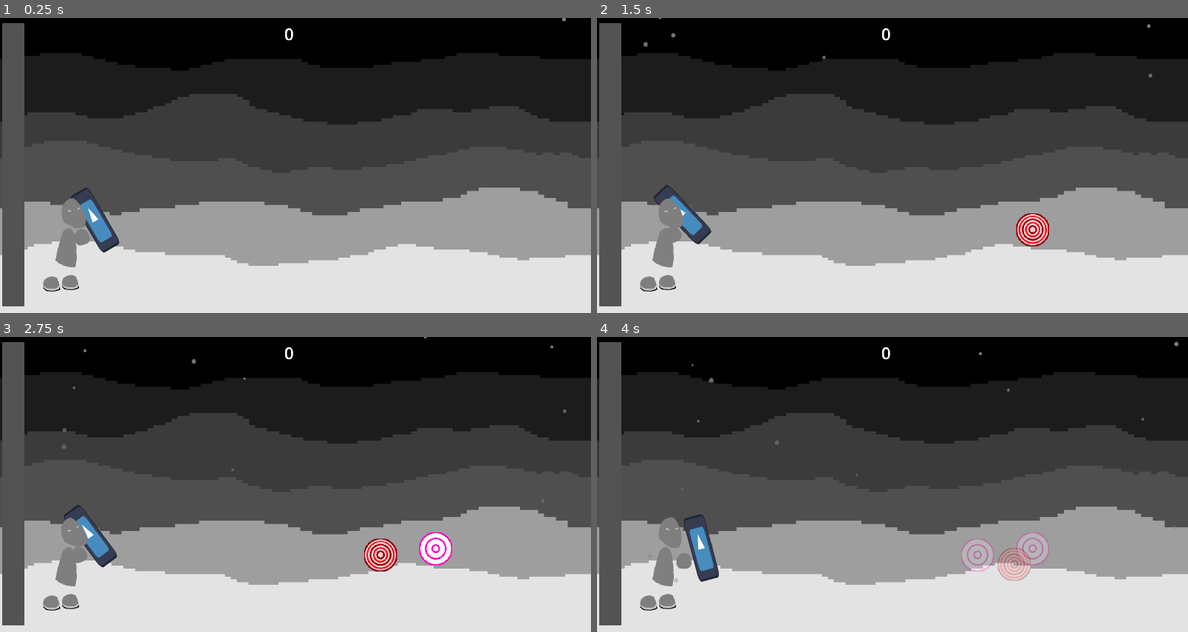
Above: before the commit, frames 1-4 (two rows, left to right).
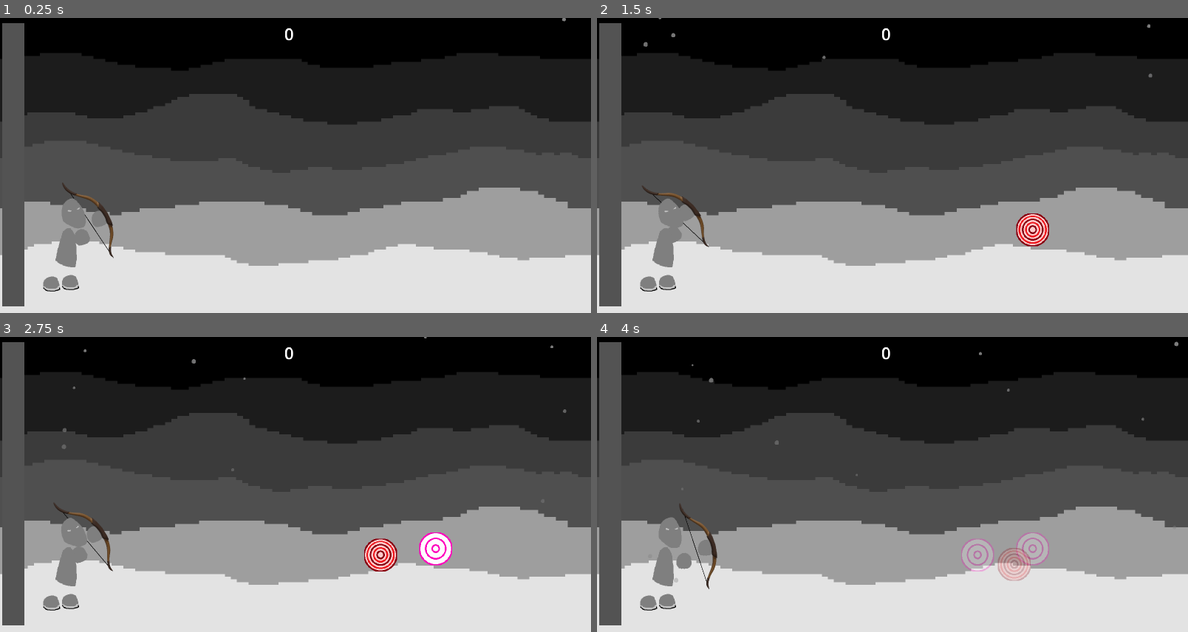
Above: after the commit, the same moments.

Repository: MORF11/gd_sns
Game: Godot game, scene res://bow.tscn
Same seed, same stepped clock (60 frames per second), same inputs: the game is played once before the commit and once after it. This scene is started directly instead of the project's main scene. The engine's default icon, where the game draws it, is replaced by a stand-in: a white triangle on a blue panel in a dark square.
Inputs (mouse positions are in pixels of both pictures, inside the frame that each line leads up to):
- Up to frame 1 (0.25 s): no input
- Up to frame 2 (1.5 s): tap Enter at 0.5 s; move the mouse to (1022, 150) at 0.52 s; hold W (up) 0.53-1.28 s; hold D (right) from 0.53 s (still down); click (1022, 150) at 0.67 s; move the mouse to (774, 180) at 1.27 s; click (774, 180) at 1.35 s
- Up to frame 3 (2.75 s): tap W (up) at 1.52, 1.55, 1.82, 2.3 s; move the mouse to (354, 419) at 2.02 s; release D (right) at 2.03 s; hold A (left) from 2.03 s (still down); hold Right mouse button (range) from 2.03 s (still down); click (354, 419) at 2.17 s
- Up to frame 4 (4 s): move the mouse to (862, 543) at 2.77 s; release A (left) at 2.78 s; release Right mouse button (range) at 2.78 s; hold D (right) from 2.78 s (still down); tap Middle mouse button (ult) at 2.85 s; click (862, 543) at 2.92 s; tap W (up) at 3.02, 3.05, 3.32 s; move the mouse to (1069, 528) at 3.52 s; hold W (up) from 3.53 s (still down); click (1069, 528) at 3.67 s

The runs differ from the first frame. In frame 1, 0.8% of the frame differs, in the area x 10-21%, y 55-82%; in frame 2, 0.7%; in frame 3, 0.7%; in frame 4, 0.9%, in the area x 13-21%, y 56-86%.

Commit message:
boiiii boiii be

Diff:
--- /dev/null
+++ b/sns_minigames/bow.gd
@@ -0,0 +1,29 @@
+extends Node2D
+
+var ar = preload("res://arrow.tscn")
+var ar_ins
+var string = 0
+var power = 3000
+
+func _process(_delta: float) -> void:
+	$".".rotate(get_angle_to(get_global_mouse_position()))
+	$"../Head".rotate($"../Head".get_angle_to(get_global_mouse_position()))
+	queue_redraw()
+
+
+func _input(event: InputEvent) -> void:
+	if event is InputEventMouseButton and event.button_index == MOUSE_BUTTON_LEFT and not event.is_pressed():
+		if string > 20:
+			ar_ins = ar.instantiate()
+			ar_ins.position = $Bow.global_position
+			ar_ins.velocity = Vector2(cos($".".rotation),sin($".".rotation))*power
+			$"..".add_child(ar_ins)
+		string = 0
+	elif event is InputEventMouseButton and event.button_index == MOUSE_BUTTON_LEFT and event.is_pressed():
+		if string <= 20:
+			string += 1
+
+
+func _draw() -> void:
+	draw_line(Vector2(230,-200), Vector2(300-(string*7),-75) , Color.BLACK, 4)
+	draw_line(Vector2(300-(string*7),-75), Vector2(370,50) , Color.BLACK, 4)
--- a/sns_minigames/bow.tscn
+++ b/sns_minigames/bow.tscn
@@ -1,8 +1,6 @@
 [gd_scene load_steps=20 format=3 uid="uid://itojpg6nq204"]
 
-[ext_resource type="Texture2D" uid="uid://b08mv82n1aiaj" path="res://icon.svg" id="1_2of8d"]
 [ext_resource type="Script" uid="uid://38ekk2owvakp" path="res://plr_bow.gd" id="1_cx05r"]
-[ext_resource type="Script" uid="uid://qclm27ov21l7" path="res://staff.gd" id="2_60xqc"]
 [ext_resource type="Texture2D" uid="uid://uqvx6nyxqhwr" path="res://assets/bgs/bg11.png" id="2_tcx5s"]
 [ext_resource type="Texture2D" uid="uid://beh3i5fdpi3dn" path="res://assets/bgs/bg12.png" id="3_ft4oj"]
 [ext_resource type="Texture2D" uid="uid://dqwrf244403r8" path="res://assets/hand.png" id="3_qlpkw"]
@@ -13,6 +11,8 @@
 [ext_resource type="Texture2D" uid="uid://bv1h5lso2lqdi" path="res://assets/bgs/bg15.png" id="6_tbchv"]
 [ext_resource type="Texture2D" uid="uid://d3vkk8ca7140p" path="res://assets/head.png" id="7_3o7jq"]
 [ext_resource type="Texture2D" uid="uid://b7fhjxu4o7ixa" path="res://assets/body.png" id="8_srotc"]
+[ext_resource type="Script" uid="uid://xv2k5tk8nfo5" path="res://bow.gd" id="8_tcx5s"]
+[ext_resource type="Texture2D" uid="uid://hsvnq4as0jpp" path="res://assets/bow.png" id="9_ft4oj"]
 [ext_resource type="Texture2D" uid="uid://c0n8tfyb5rt70" path="res://assets/foot.png" id="9_swcsf"]
 
 [sub_resource type="Curve" id="Curve_hsb0k"]
@@ -92,19 +92,19 @@
 [node name="Node2D" type="Node2D" parent="."]
 position = Vector2(203, 735)
 scale = Vector2(0.359375, 1)
-script = ExtResource("2_60xqc")
+script = ExtResource("8_tcx5s")
 
 [node name="Arm" type="Sprite2D" parent="Node2D"]
 position = Vector2(386.7826, -72)
 scale = Vector2(2.7826087, 1)
 texture = ExtResource("3_qlpkw")
 
-[node name="staff" type="Sprite2D" parent="Node2D"]
-position = Vector2(347.82608, -77)
-rotation = -0.050463982
-scale = Vector2(1.4113667, 1.6622256)
-skew = -0.32231975
-texture = ExtResource("1_2of8d")
+[node name="Bow" type="Sprite2D" parent="Node2D"]
+position = Vector2(353.39142, -82)
+rotation = -0.0632829
+scale = Vector2(1.3729154, 0.5484805)
+skew = -0.392856
+texture = ExtResource("9_ft4oj")
 
 [node name="Arm2" type="Sprite2D" parent="Node2D"]
 position = Vector2(191.99997, -40)
--- a/sns_minigames/plr_bow.gd
+++ b/sns_minigames/plr_bow.gd
@@ -2,26 +2,9 @@
 
 var ar = preload("res://arrow.tscn")
 @export var score = 0
-var ar_ins
-var string = 0
-var is_pr = false
 var tar = preload("res://target.tscn")
 var trt
 var fr = 0
-var power = 3000
-
-func _input(event: InputEvent) -> void:
-	if event is InputEventMouseButton and event.button_index == MOUSE_BUTTON_LEFT and not event.is_pressed():
-		if string > 20:
-			ar_ins = ar.instantiate()
-			ar_ins.position = $Node2D/staff.global_position
-			ar_ins.velocity = Vector2(cos($Node2D.rotation),sin($Node2D.rotation))*power
-			add_child(ar_ins)
-		is_pr = false
-		string = 0
-	elif event is InputEventMouseButton and event.button_index == MOUSE_BUTTON_LEFT and event.is_pressed():
-		is_pr = true
-
 
 func loose():
 	score = 0
@@ -30,14 +13,6 @@
 
 
 func _process(_delta: float) -> void:
-	if is_pr:
-		string += 1
-	if string > 20:
-		$Node2D/staff.modulate.b -= 1
-		$Node2D/staff.modulate.g -= 1
-	if string == 0:
-		$Node2D/staff.modulate.b = 1
-		$Node2D/staff.modulate.g = 1
 	fr += 1
 	if fr % 70 == 0:
 		trt = tar.instantiate()
--- a/sns_minigames/plr_swr.gd
+++ b/sns_minigames/plr_swr.gd
@@ -7,8 +7,7 @@
 var points = [Vector2(800,0),
 Vector2(-800,0),
 Vector2(0,-800)]
-var tmng = 0
-var cd = 0
+var cd = false
 var sp_fl = false
 
 func _ready() -> void:
@@ -38,12 +37,7 @@
 
 
 func _process(_delta: float) -> void:
-	if tmng > 5:
-		$Area2D.visible = false
-		$Area2D/CollisionShape2D.disabled = true
-	tmng += 1
 	fr += 1
-	cd -= 1
 	if (fr % 50 if score < 100 else fr % 30) != 0:
 		return
 	if randi() % 3 == 0:
@@ -53,28 +47,22 @@
 
 
 func _input(event: InputEvent) -> void:
-	if event.is_action_pressed("left") and cd <= 0:
-		$Area2D.global_rotation = deg_to_rad(180)
-		$Area2D.position = Vector2(-142,0)
-		$Area2D.visible = true
-		$Area2D/CollisionShape2D.disabled = false
+	if event.is_action_pressed("left") and not cd:
+		$"../AnimationPlayer".play("left")
+		cd = true
 		$"../Body".flip_h = true
 		$"../Head".flip_h = true
-		tmng = 0
-		cd = 20
-	elif event.is_action_pressed("right") and cd <= 0:
-		$Area2D.global_rotation = 0
-		$Area2D.position = Vector2(142,0)
-		$Area2D.visible = true
-		$Area2D/CollisionShape2D.disabled = false
+	elif event.is_action_pressed("right") and not cd:
+		$"../AnimationPlayer".play("right")
+		cd = true
 		$"../Body".flip_h = false
 		$"../Head".flip_h = false
-		tmng = 0
-		cd = 20
-	elif event.is_action_pressed("up") and cd <= 0:
-		$Area2D.global_rotation = deg_to_rad(90)
-		$Area2D.position = Vector2(0,-142)
-		$Area2D.visible = true
-		$Area2D/CollisionShape2D.disabled = false
-		tmng = 0
-		cd = 20
+	elif event.is_action_pressed("up") and not cd:
+		$"../AnimationPlayer".play("RESET")
+		cd = true
+
+
+func _on_animation_player_animation_finished(anim_name: StringName) -> void:
+	if anim_name != 'idle':
+		cd = false
+		$"../AnimationPlayer".play("idle")
--- a/sns_minigames/sword.tscn
+++ b/sns_minigames/sword.tscn
@@ -12,6 +12,7 @@
 [ext_resource type="Texture2D" uid="uid://b7fhjxu4o7ixa" path="res://assets/body.png" id="6_1o1wo"]
 [ext_resource type="Texture2D" uid="uid://dqwrf244403r8" path="res://assets/hand.png" id="7_k4l2t"]
 [ext_resource type="Texture2D" uid="uid://c0n8tfyb5rt70" path="res://assets/foot.png" id="8_12tba"]
+[ext_resource type="Texture2D" uid="uid://5owxbrosnohh" path="res://assets/sword.png" id="9_v0wwq"]
 
 [sub_resource type="Curve" id="Curve_hqx57"]
 _data = [Vector2(0, 1), 0.0, 0.0, 0, 0, Vector2(1, 0.32584274), 0.0, 0.0, 0, 0]
@@ -40,12 +41,177 @@
 size = Vector2(75, 150)
 
 [sub_resource type="RectangleShape2D" id="RectangleShape2D_83fnj"]
+size = Vector2(27.578072, 20)
 
 [sub_resource type="StyleBoxFlat" id="StyleBoxFlat_rx5id"]
 bg_color = Color(0.32578987, 0.32578987, 0.32578987, 1)
 
 [sub_resource type="StyleBoxFlat" id="StyleBoxFlat_v4ynp"]
 bg_color = Color(11.708403, 11.708403, 11.708403, 1)
+
+[sub_resource type="Animation" id="Animation_v0wwq"]
+resource_name = "right"
+length = 0.3
+tracks/0/type = "value"
+tracks/0/imported = false
+tracks/0/enabled = true
+tracks/0/path = NodePath("plr/pivot/Sprite2D:position")
+tracks/0/interp = 1
+tracks/0/loop_wrap = true
+tracks/0/keys = {
+"times": PackedFloat32Array(0.0017890666, 0.09482052, 0.22900052),
+"transitions": PackedFloat32Array(1, 1, 1),
+"update": 0,
+"values": [Vector2(76, -15), Vector2(122, 29), Vector2(127, 32)]
+}
+tracks/1/type = "value"
+tracks/1/imported = false
+tracks/1/enabled = true
+tracks/1/path = NodePath("plr/pivot/Sprite2D:rotation")
+tracks/1/interp = 1
+tracks/1/loop_wrap = true
+tracks/1/keys = {
+"times": PackedFloat32Array(0.0035781332, 0.09303146, 0.22900052),
+"transitions": PackedFloat32Array(1, 1, 1),
+"update": 0,
+"values": [-0.7417649320975901, 0.0, 0.15707963267948966]
+}
+tracks/2/type = "value"
+tracks/2/imported = false
+tracks/2/enabled = true
+tracks/2/path = NodePath("plr/pivot:scale")
+tracks/2/interp = 1
+tracks/2/loop_wrap = true
+tracks/2/keys = {
+"times": PackedFloat32Array(0.01),
+"transitions": PackedFloat32Array(1),
+"update": 0,
+"values": [Vector2(1, 1)]
+}
+
+[sub_resource type="Animation" id="Animation_5nb6p"]
+resource_name = "idle"
+length = 0.25
+loop_mode = 2
+tracks/0/type = "value"
+tracks/0/imported = false
+tracks/0/enabled = true
+tracks/0/path = NodePath("plr/pivot/Sprite2D:position")
+tracks/0/interp = 1
+tracks/0/loop_wrap = true
+tracks/0/keys = {
+"times": PackedFloat32Array(-1.1641532e-10, 0.24943493),
+"transitions": PackedFloat32Array(1, 1),
+"update": 0,
+"values": [Vector2(87, 72), Vector2(87, 78)]
+}
+tracks/1/type = "value"
+tracks/1/imported = false
+tracks/1/enabled = true
+tracks/1/path = NodePath("plr/pivot/Sprite2D:rotation")
+tracks/1/interp = 1
+tracks/1/loop_wrap = true
+tracks/1/keys = {
+"times": PackedFloat32Array(0, 0.24868026),
+"transitions": PackedFloat32Array(1, 1),
+"update": 0,
+"values": [0.5672320068981571, 0.5323254218582705]
+}
+
+[sub_resource type="Animation" id="Animation_tsoji"]
+resource_name = "up_left"
+
+[sub_resource type="Animation" id="Animation_hqx57"]
+resource_name = "up_right"
+
+[sub_resource type="Animation" id="Animation_dllgs"]
+length = 0.001
+tracks/0/type = "value"
+tracks/0/imported = false
+tracks/0/enabled = true
+tracks/0/path = NodePath("plr/pivot/Sprite2D:position")
+tracks/0/interp = 1
+tracks/0/loop_wrap = true
+tracks/0/keys = {
+"times": PackedFloat32Array(0),
+"transitions": PackedFloat32Array(1),
+"update": 0,
+"values": [Vector2(87, 29)]
+}
+tracks/1/type = "value"
+tracks/1/imported = false
+tracks/1/enabled = true
+tracks/1/path = NodePath("plr/pivot/Sprite2D:rotation")
+tracks/1/interp = 1
+tracks/1/loop_wrap = true
+tracks/1/keys = {
+"times": PackedFloat32Array(0),
+"transitions": PackedFloat32Array(1),
+"update": 0,
+"values": [0.0]
+}
+tracks/2/type = "value"
+tracks/2/imported = false
+tracks/2/enabled = true
+tracks/2/path = NodePath("plr/pivot:scale")
+tracks/2/interp = 1
+tracks/2/loop_wrap = true
+tracks/2/keys = {
+"times": PackedFloat32Array(0),
+"transitions": PackedFloat32Array(1),
+"update": 0,
+"values": [Vector2(1, 1)]
+}
+
+[sub_resource type="Animation" id="Animation_evhoq"]
+resource_name = "left"
+length = 0.3
+tracks/0/type = "value"
+tracks/0/imported = false
+tracks/0/enabled = true
+tracks/0/path = NodePath("plr/pivot/Sprite2D:position")
+tracks/0/interp = 1
+tracks/0/loop_wrap = true
+tracks/0/keys = {
+"times": PackedFloat32Array(0.0017890666, 0.09482052, 0.22900052),
+"transitions": PackedFloat32Array(1, 1, 1),
+"update": 0,
+"values": [Vector2(76, -15), Vector2(122, 29), Vector2(127, 32)]
+}
+tracks/1/type = "value"
+tracks/1/imported = false
+tracks/1/enabled = true
+tracks/1/path = NodePath("plr/pivot/Sprite2D:rotation")
+tracks/1/interp = 1
+tracks/1/loop_wrap = true
+tracks/1/keys = {
+"times": PackedFloat32Array(0.0035781332, 0.09303146, 0.22900052),
+"transitions": PackedFloat32Array(1, 1, 1),
+"update": 0,
+"values": [-0.7330382858376184, 0.0, 0.15707963267948966]
+}
+tracks/2/type = "value"
+tracks/2/imported = false
+tracks/2/enabled = true
+tracks/2/path = NodePath("plr/pivot:scale")
+tracks/2/interp = 1
+tracks/2/loop_wrap = true
+tracks/2/keys = {
+"times": PackedFloat32Array(0.01),
+"transitions": PackedFloat32Array(1),
+"update": 0,
+"values": [Vector2(-1, 1)]
+}
+
+[sub_resource type="AnimationLibrary" id="AnimationLibrary_qeuqu"]
+_data = {
+&"RESET": SubResource("Animation_dllgs"),
+&"idle": SubResource("Animation_5nb6p"),
+&"left": SubResource("Animation_evhoq"),
+&"right": SubResource("Animation_v0wwq"),
+&"up_left": SubResource("Animation_tsoji"),
+&"up_right": SubResource("Animation_hqx57")
+}
 
 [node name="Node2D" type="Node2D"]
 
@@ -106,17 +272,31 @@
 position = Vector2(-6.5, 12)
 shape = SubResource("RectangleShape2D_u2t1x")
 
-[node name="Area2D" type="Area2D" parent="plr"]
-visible = false
-position = Vector2(142, 0)
-
-[node name="CollisionShape2D" type="CollisionShape2D" parent="plr/Area2D"]
-scale = Vector2(7, 2)
+[node name="pivot" type="Node2D" parent="plr"]
+
+[node name="Sprite2D" type="Sprite2D" parent="plr/pivot"]
+position = Vector2(87, 29)
+texture = ExtResource("7_k4l2t")
+
+[node name="Sword" type="Sprite2D" parent="plr/pivot/Sprite2D"]
+show_behind_parent = true
+position = Vector2(76, -37)
+rotation = 0.56199604
+scale = Vector2(2, 2)
+texture = ExtResource("9_v0wwq")
+
+[node name="Area2D" type="Area2D" parent="plr/pivot/Sprite2D"]
+position = Vector2(55, -29)
+
+[node name="CollisionShape2D" type="CollisionShape2D" parent="plr/pivot/Sprite2D/Area2D"]
+position = Vector2(56.21985, -14.284851)
+rotation = -0.2565634
+scale = Vector2(6.9999995, 1.9999998)
 shape = SubResource("RectangleShape2D_83fnj")
 
-[node name="Sprite2D" type="Sprite2D" parent="plr/Area2D"]
-position = Vector2(6.0000305, 3.0000043)
-scale = Vector2(3.1199996, 0.8300001)
+[node name="Sprite2D2" type="Sprite2D" parent="plr/pivot/Sprite2D"]
+show_behind_parent = true
+position = Vector2(-18, -15)
 texture = ExtResource("7_k4l2t")
 
 [node name="lvl" type="ProgressBar" parent="."]
@@ -152,6 +332,11 @@
 texture = ExtResource("8_12tba")
 
 [node name="AnimationPlayer" type="AnimationPlayer" parent="."]
+libraries = {
+&"": SubResource("AnimationLibrary_qeuqu")
+}
+autoplay = "idle"
 
 [connection signal="body_entered" from="plr" to="plr" method="_on_body_entered"]
-[connection signal="body_entered" from="plr/Area2D" to="plr" method="_on_area_2d_body_entered"]
+[connection signal="body_entered" from="plr/pivot/Sprite2D/Area2D" to="plr" method="_on_area_2d_body_entered"]
+[connection signal="animation_finished" from="AnimationPlayer" to="plr" method="_on_animation_player_animation_finished"]
Binary file added: sns_minigames/assets/bow.png
Not shown, added: sns_minigames/assets/bow.png.import
Binary file added: sns_minigames/assets/sword.png
Not shown, added: sns_minigames/assets/sword.png.import
Not shown, added: sns_minigames/bow.gd.uid
Not shown: 1 places in sns_minigames/sword.tscn that only renumber resources
